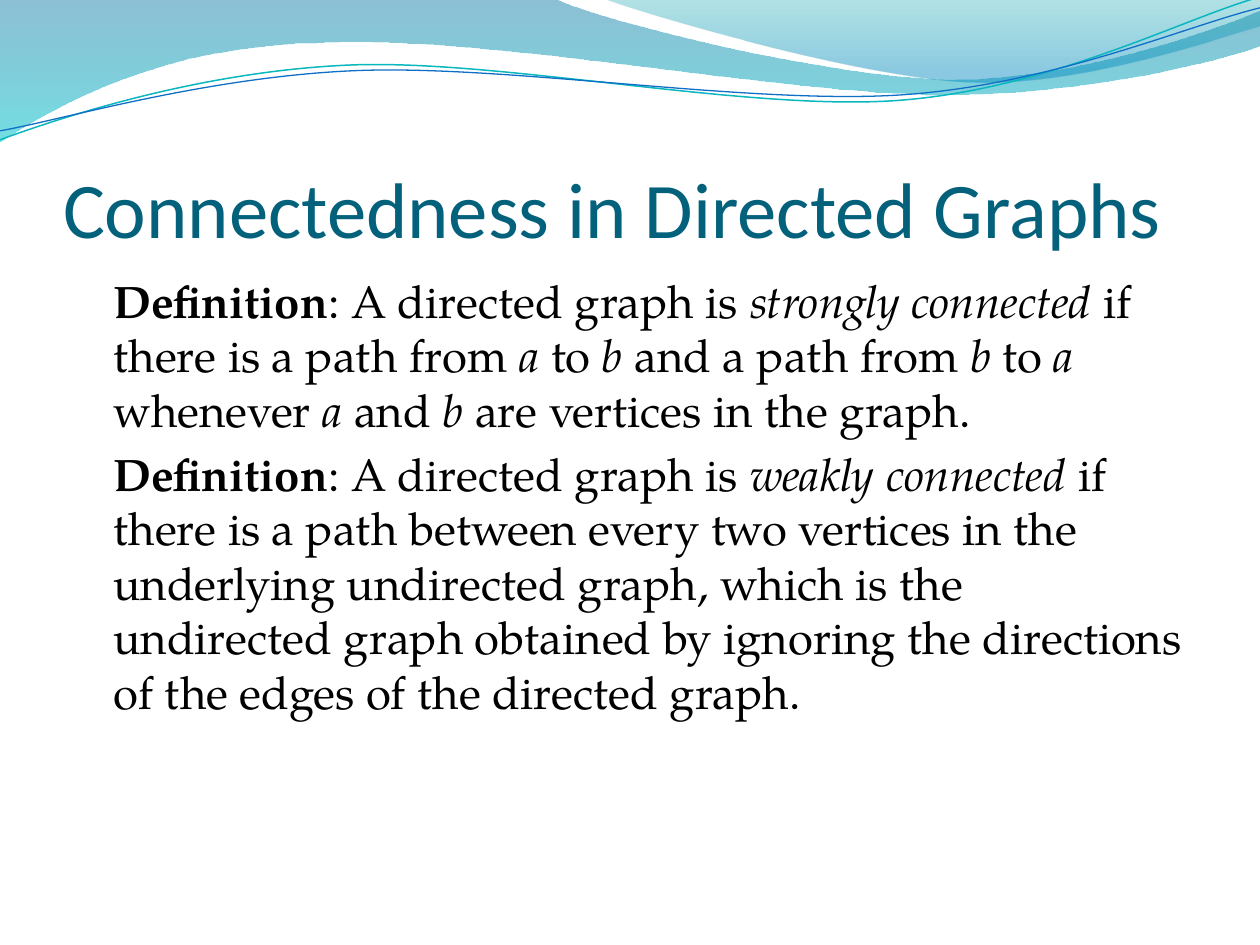
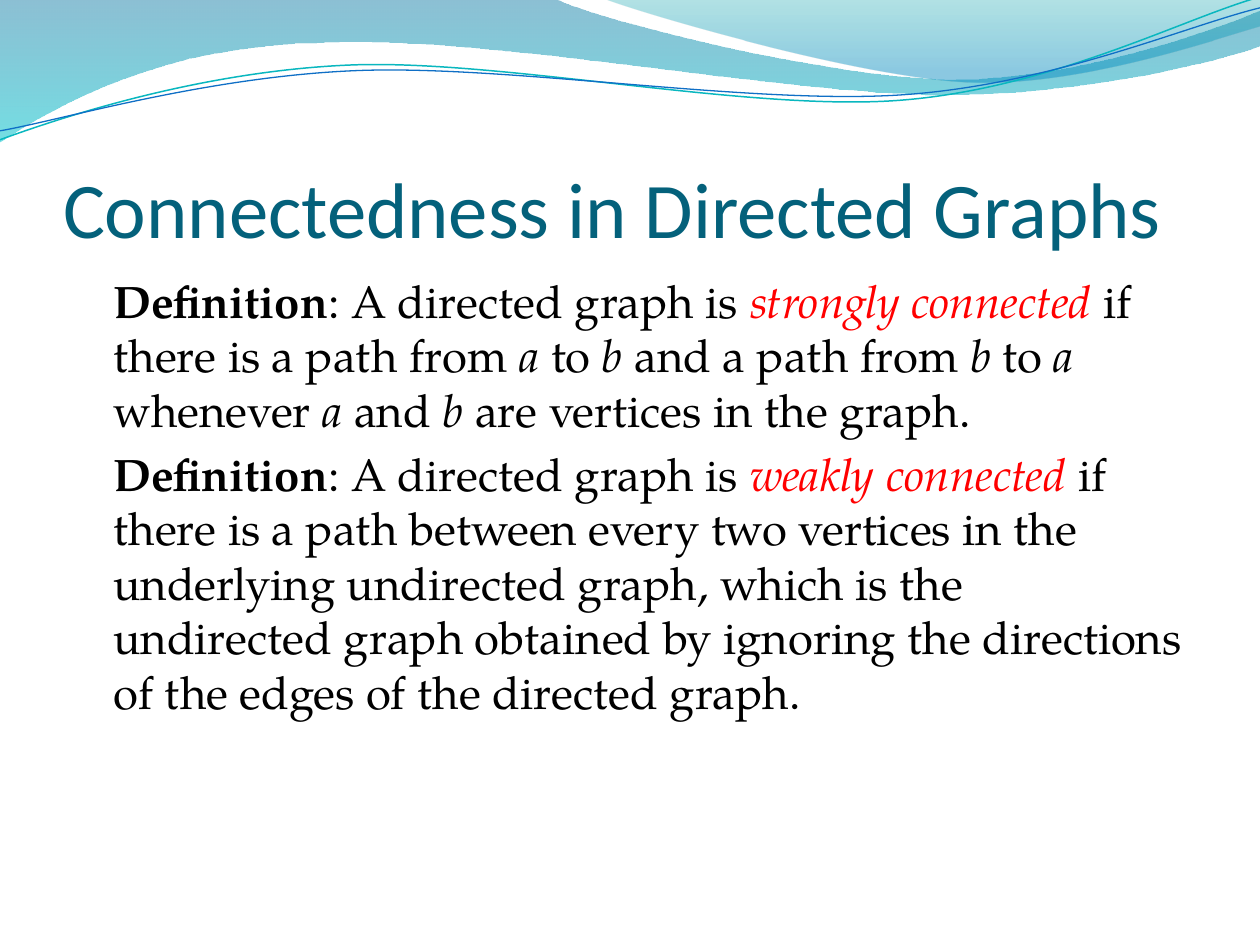
Before and after one commit to lin-chen-GA/lin-chen-GA.github.io, a slide deck: slide 68 of cs2620/slides/cs2620_notes10.pptx. Drawn at 1260x945 pixels with LibreOffice and Linux fonts; fonts in the diff are those of the drawing; background and template pictures are left out. Boxes give left, top, right and bottom in pixels: in the first picture for what was removed or moved away, otherwise in the second. Text is boxed around its words. In the diff, an @@ line names an element or a change of style, - is before the commit and + after.

```diff
--- a/cs2620/slides/cs2620_notes10.pptx
+++ b/cs2620/slides/cs2620_notes10.pptx
@@ text "Definition: A directed graph is ..." at (113, 284, 1181, 722): text colour #000000 to #FF0000 in "strongly connected", "weakly connected" @@
```
Also in this commit, not shown: 8 other slides changed, 1 slide added, 2 other files.
